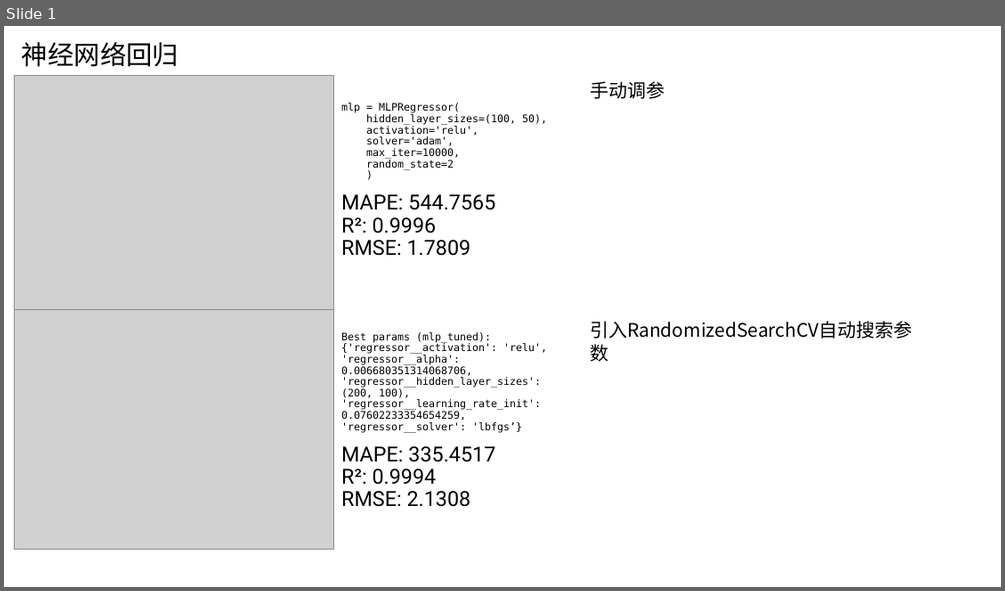
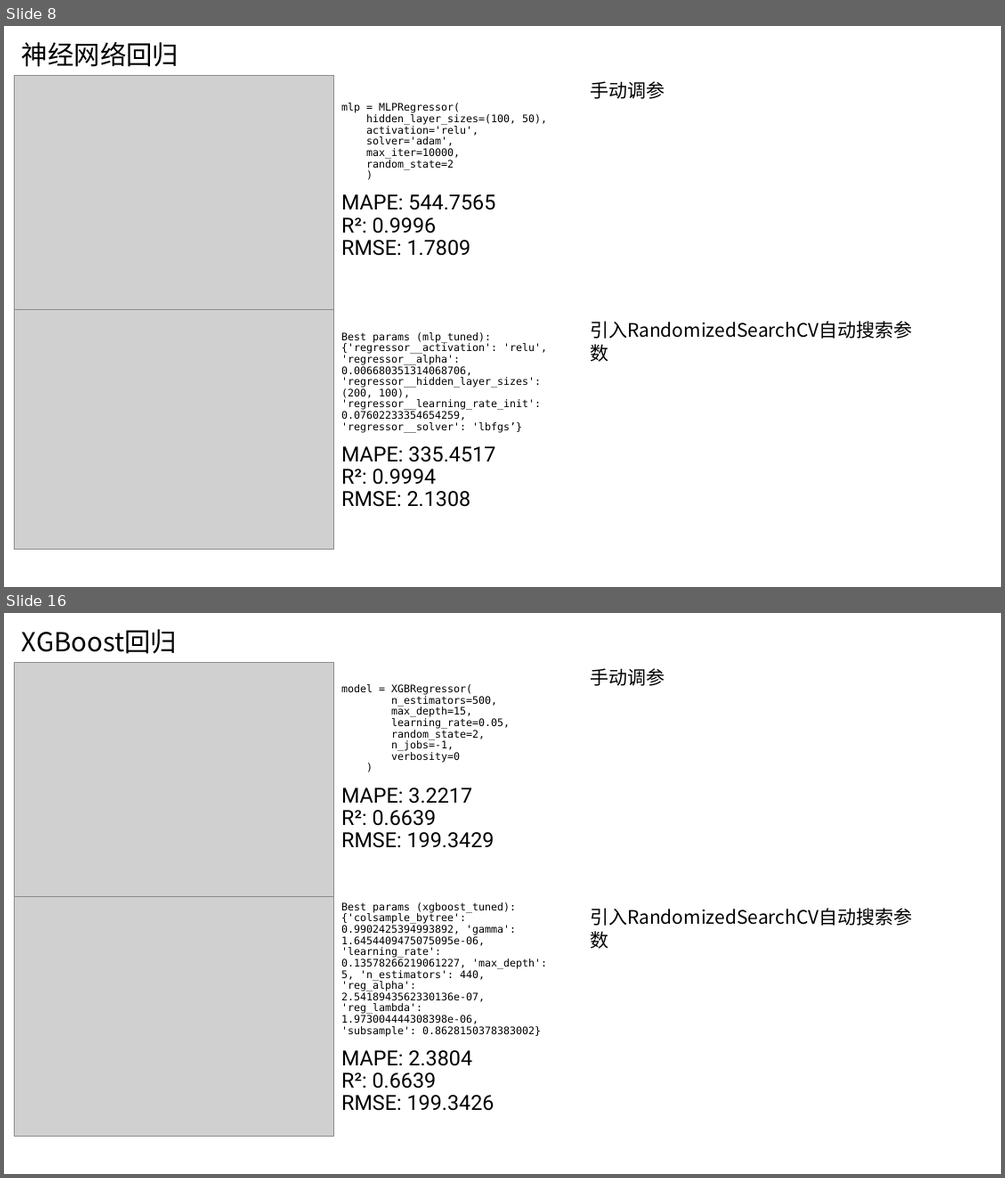
Before and after one commit to AE-26710/Time-Prediction, a slide deck: R5.pptx. Shown one above the other, each under a label of ours: slide 1 before the commit, slides 8 and 16 after it; the slides between them are not shown. The pictures are 1005x591 and 1005x1178 pixels, drawn with LibreOffice and Linux fonts; fonts in the diff are those of the drawing; grey boxes stand for pictures. Boxes give left, top, right and bottom in pixels: in the first picture for what was removed or moved away, otherwise in the second. Text is boxed around its words. In the diff, an @@ line names an element or a change of style, - is before the commit and + after.

```diff
--- a/R5.pptx
+++ b/R5.pptx
@@ slide 16 added at [4,613,1001,1174], background #FFFFFF @@
@@ title added at [22,629,177,654], 25.2 pt, text #000000 @@
+XGBoost回归
@@ picture added at [15,662,334,902] @@
@@ text added at [341,684,510,848], 10 pt, text #000000 @@
+model = XGBRegressor(
+n_estimators=500,
+max_depth=15,
+learning_rate=0.05,
+random_state=2,
+n_jobs=-1,
+verbosity=0
+)
+MAPE: 3.2217
+R²: 0.6639
+RMSE: 199.3429
@@ text added at [590,668,664,686], 18 pt, text #000000 @@
+手动调参
@@ picture added at [15,896,334,1136] @@
@@ text added at [341,902,547,1111], 10 pt, text #000000 @@
+Best params (xgboost_tuned): {'colsample_bytree': 0.9902425394993892, 'gamma': 1.6454409475075095e-06, 'learning_rate': 0.13578266219061227, 'max_depth': 5, 'n_estimators': 440, 'reg_alpha': 2.5418943562330136e-07, 'reg_lambda': 1.973004444308398e-06, 'subsample': 0.8628150378383002}
+MAPE: 2.3804
+R²: 0.6639
+RMSE: 199.3426
@@ text added at [590,908,913,925], 18 pt, text #000000 @@
+引入RandomizedSearchCV自动搜索参数
@@ what was slide 1 is now slide 8 @@
```
Also in this commit, not shown: 9 slides changed, 6 other slides added, 12 other files.
